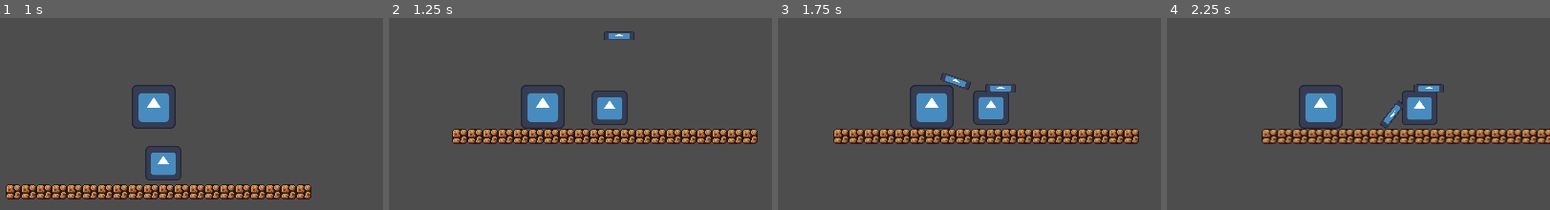
Above: before the commit, frames 1-4 (left to right).
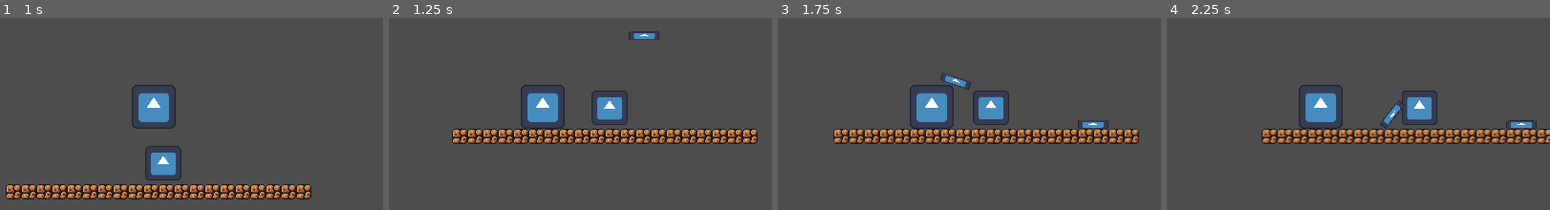
Above: after the commit, the same moments.

Repository: rsushizawa/GameJam
Game: Godot game, scene res://Scenes/main.tscn
Two runs of this game, one before a commit and one after it. Both use one fixed random seed, a clock stepped at 60 frames per second and the inputs below. The engine's default icon, where the game draws it, is replaced by a stand-in: a white triangle on a blue panel in a dark square.
Inputs:
- Up to frame 1 (1 s): tap Enter (ui_accept) at 0.5, 0.77 s; hold Right (ui_right) from 0.53 s (still down)
- Up to frame 2 (1.25 s): keep holding Right (ui_right)
- Up to frame 3 (1.75 s): keep holding Right (ui_right); tap Enter (ui_accept) at 1.52 s
- Up to frame 4 (2.25 s): release Right (ui_right) at 2.03 s; hold Left (ui_left) from 2.03 s (still down)

Frame 1 is identical in both runs. In frame 2, 0.4% of the frame differs, in the area x 56-71%, y 6-12%; in frame 3, 0.4%; in frame 4, 0.4%, in the area x 64-97%, y 34-58%.

Commit message:
Deadbody Limit

Diff:
--- a/Scenes/main.tscn
+++ b/Scenes/main.tscn
@@ -1,6 +1,7 @@
-[gd_scene load_steps=7 format=3 uid="uid://75y71bqykse6"]
+[gd_scene load_steps=8 format=3 uid="uid://75y71bqykse6"]
 
 [ext_resource type="Texture2D" uid="uid://d1o7dwy048khq" path="res://Assets/world_tileset.png" id="1_jjgbg"]
+[ext_resource type="Script" uid="uid://c1cdm3rjfv4gg" path="res://Scripts/main.gd" id="1_kry3j"]
 [ext_resource type="PackedScene" uid="uid://d2jh04lx21h8p" path="res://Scenes/player.tscn" id="2_bo1nx"]
 [ext_resource type="PackedScene" uid="uid://yhr7bloanpl2" path="res://Scenes/spike.tscn" id="3_8gbba"]
 [ext_resource type="PackedScene" uid="uid://bi1671vxr7m78" path="res://Scenes/dead_body.tscn" id="3_jjvhh"]
@@ -142,6 +143,7 @@
 sources/0 = SubResource("TileSetAtlasSource_bo1nx")
 
 [node name="Main" type="Node2D"]
+script = ExtResource("1_kry3j")
 
 [node name="TileMap" type="TileMap" parent="."]
 tile_set = SubResource("TileSet_8gbba")
@@ -149,6 +151,7 @@
 layer_0/tile_data = PackedInt32Array(262144, 65536, 1, 262145, 65536, 1, 262146, 65536, 1, 262147, 65536, 1, 262148, 65 …(277 unchanged characters)…
 
 [node name="Player" parent="." instance=ExtResource("2_bo1nx")]
+unique_name_in_owner = true
 position = Vector2(65, 37)
 dead_body_scene = ExtResource("3_jjvhh")
 
--- /dev/null
+++ b/Scripts/DeadBodyManager.gd
@@ -0,0 +1,50 @@
+extends Node
+
+@export var dead_body_scene: PackedScene = preload("res://Scenes/dead_body.tscn") # Assign your DeadBody.tscn in the Inspector for this Autoload
+@export var max_dead_bodies: int = 5    # Set your desired maximum
+
+var active_bodies: Array[Node2D] = [] # To store references to active dead bodies
+
+# Call this function to spawn a new dead body
+func request_spawn_dead_body(body: Node2D,colisionshape: Node2D, spawn_position: Vector2, initial_velocity: Vector2):
+	if not dead_body_scene:
+		print("DeadBodyManager: dead_body_scene is not set!")
+		return
+
+	# If we've reached the max, remove the oldest one
+	if active_bodies.size() >= max_dead_bodies:
+		var oldest_body: Node2D = active_bodies.pop_front() # Get and remove the first (oldest) body
+		if is_instance_valid(oldest_body):
+			print("DeadBodyManager: Despawning oldest dead body - ", oldest_body.name)
+			oldest_body.queue_free()
+		else:
+			print("DeadBodyManager: Oldest body was already invalid, removed from list.")
+
+	# Instantiate and initialize the new dead body
+	var new_body_instance = dead_body_scene.instantiate()
+
+	if new_body_instance:
+		new_body_instance.global_position.y = spawn_position.y - colisionshape.shape.size.y * body.scale.y
+		new_body_instance.global_position.x = spawn_position.x
+		new_body_instance.linear_velocity = initial_velocity
+		# Add to the current scene
+		get_tree().current_scene.add_child(new_body_instance)
+		active_bodies.append(new_body_instance) # Add to our tracking list (at the end)
+
+	elif new_body_instance: # If it's not a RigidBody2D but still valid
+		new_body_instance.global_position = spawn_position
+		get_tree().current_scene.add_child(new_body_instance)
+		active_bodies.append(new_body_instance)
+		print("DeadBodyManager: Spawned dead body is not a RigidBody2D. Limited functionality.")
+	else:
+		print("DeadBodyManager: Failed to instance dead_body_scene.")
+
+# --- _on_body_settle_timer_timeout FUNCTION REMOVED ---
+
+# Optional: Clean up list if bodies are removed by other means
+func cleanup_invalid_bodies():
+	var i = active_bodies.size() - 1
+	while i >= 0:
+		if not is_instance_valid(active_bodies[i]):
+			active_bodies.remove_at(i)
+		i -= 1
--- /dev/null
+++ b/Scripts/main.gd
@@ -0,0 +1 @@
+extends Node2D
--- a/Scripts/player.gd
+++ b/Scripts/player.gd
@@ -50,37 +50,10 @@
 	print("Player died!")
 
 	if dead_body_scene:
-		# 1. Create an instance of the DeadBody
-		var body_instance = dead_body_scene.instantiate()
-		var player_position = global_position
-		# 2. Set its position and orientation
-		print("Player global position at death: ",player_position)
-		body_instance.global_position.y = player_position.y - $CollisionShape2D.shape.size.y * scale.y
-		body_instance.global_position.x = player_position.x
-		if body_instance.has_node("Sprite2D"): # Check if DeadBody has a Sprite2D
-			body_instance.get_node("Sprite2D").flip_h = $Sprite2D.flip_h # Match player's flip
-
-		# 3. Add the dead body to the current scene (the level)
-		#    get_parent() assumes player is a direct child of the level.
-		#    If not, get_tree().current_scene.add_child(body_instance) is safer.
-		get_tree().current_scene.add_child(body_instance)
-
-
-		print("Player global position at death: ",global_position)
-		print("Dead body spawned at: ", body_instance.global_position)
-	else:
-		print("WARNING: DeadBody scene not set in Player script.")
-
+		var player_death_position = global_position
+		var player_current_velocity = velocity
+		DeadBodyManager.request_spawn_dead_body(self,$CollisionShape2D,player_death_position,player_current_velocity)
 	# 4. Respawn the player
 	global_position = spawn_position
 	velocity = Vector2.ZERO # Reset velocity
-	# You might need to reset other states here (e.g., health, animation state)
-
-	# Optional: If you have a specific "idle" or "respawn" animation
-	# if $AnimatedSprite2D.has_animation("idle"):
-	#    $AnimatedSprite2D.play("idle")
-
 	print("Player respawned at: ", global_position)
-
-	# Instead of reloading the whole scene:
-	# get_tree().reload_current_scene() # This would remove the dead body too
--- a/project.godot
+++ b/project.godot
@@ -15,6 +15,10 @@
 config/features=PackedStringArray("4.4", "Forward Plus")
 config/icon="res://icon.svg"
 
+[autoload]
+
+DeadBodyManager="*res://Scripts/DeadBodyManager.gd"
+
 [display]
 
 window/size/viewport_width=480
Not shown, added: Scripts/DeadBodyManager.gd.uid
Not shown, added: Scripts/main.gd.uid
